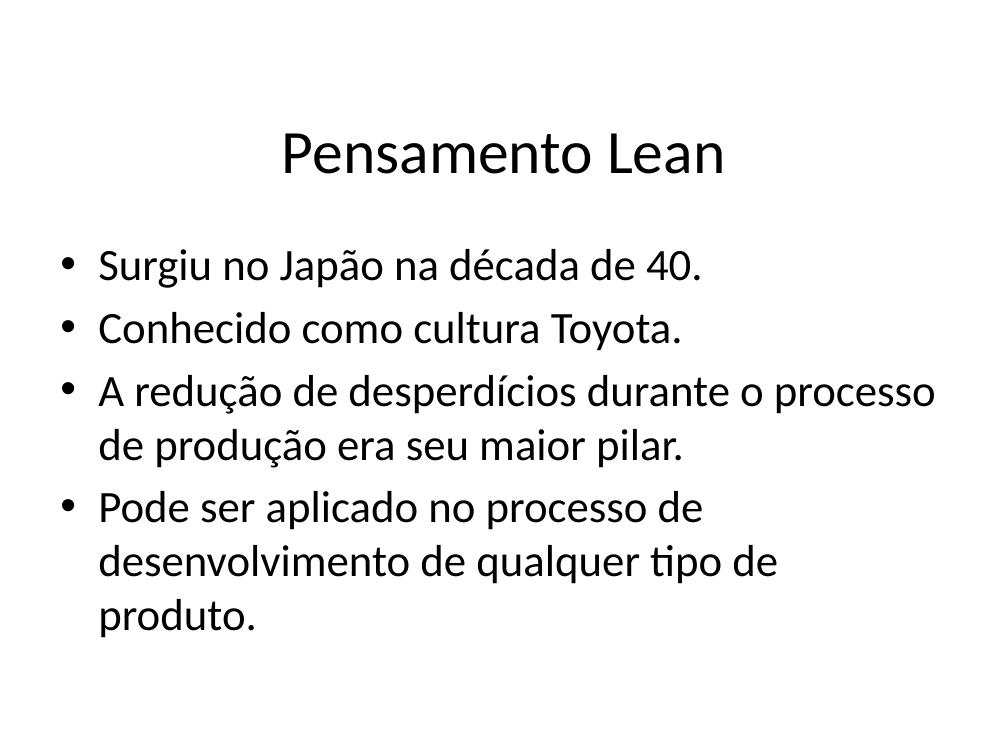
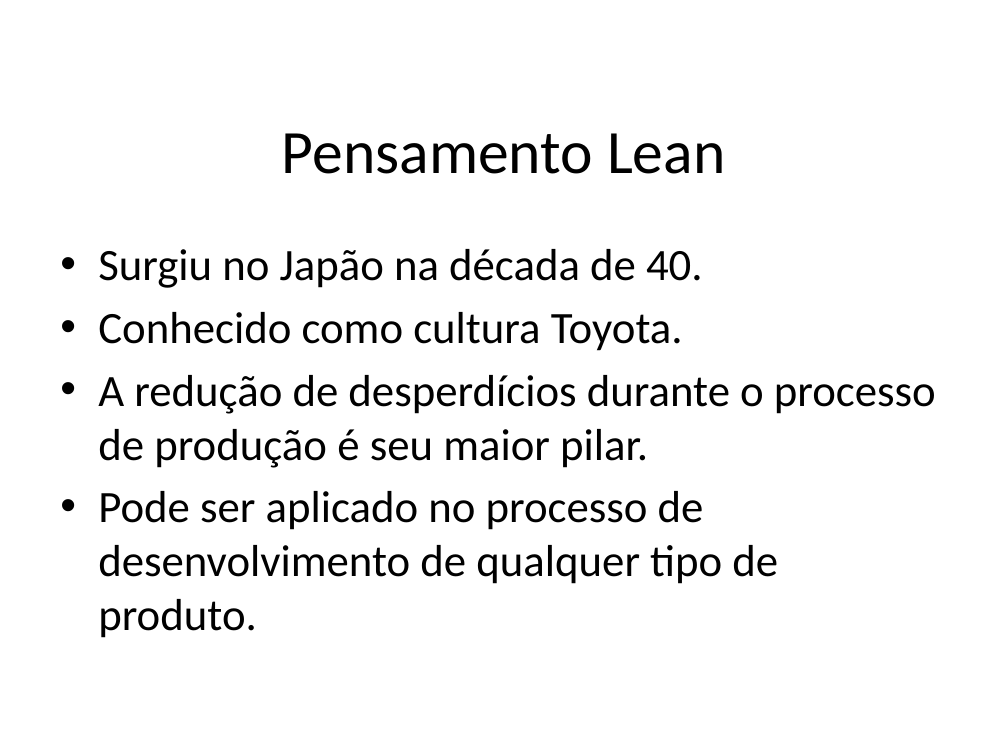
Before and after one commit to jpjcjbr/tccjp, a slide deck: slide 3 of apresentacao tcc.pptx. Drawn at 1008x756 pixels with LibreOffice and Linux fonts; fonts in the diff are those of the drawing; background and template pictures are left out. Boxes give left, top, right and bottom in pixels: in the first picture for what was removed or moved away, otherwise in the second. Text is boxed around its words. In the diff, an @@ line names an element or a change of style, - is before the commit and + after.

```diff
--- a/apresentacao tcc.pptx
+++ b/apresentacao tcc.pptx
@@ text at (x1=98, y1=375, x2=936, y2=468): text changed @@
-• A redução de desperdícios durante o processo de produção era seu maior pilar.
+• A redução de desperdícios durante o processo de produção é seu maior pilar.
```
Also in this commit, not shown: 2 other slides changed, 1 other file.
